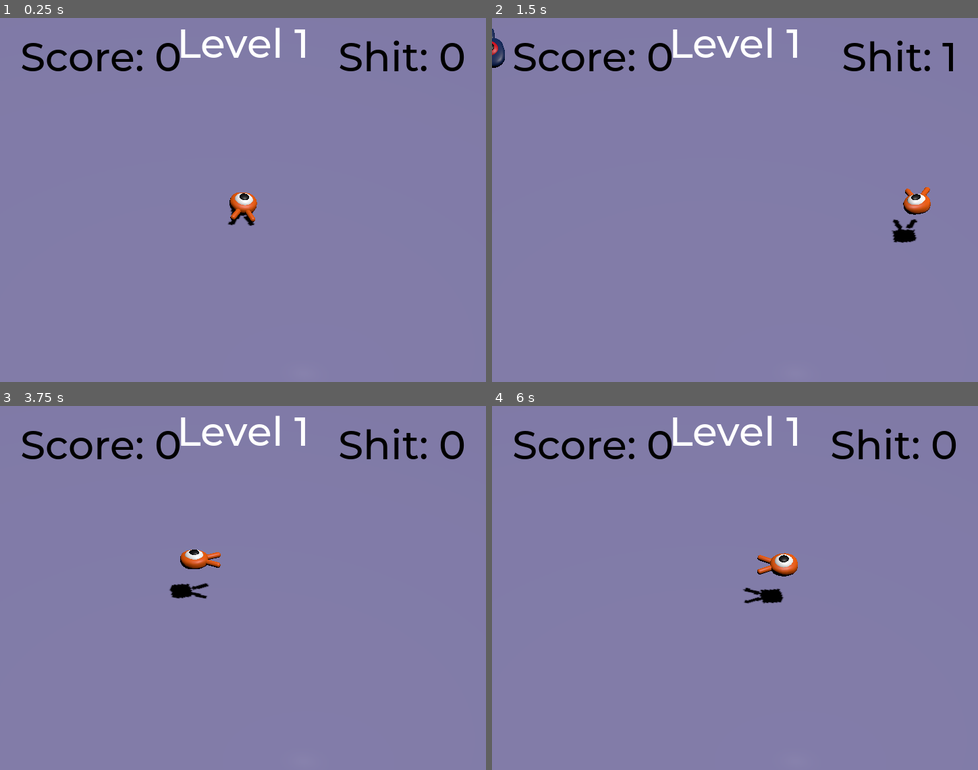
Above: before the commit, frames 1-4 (two rows, left to right).
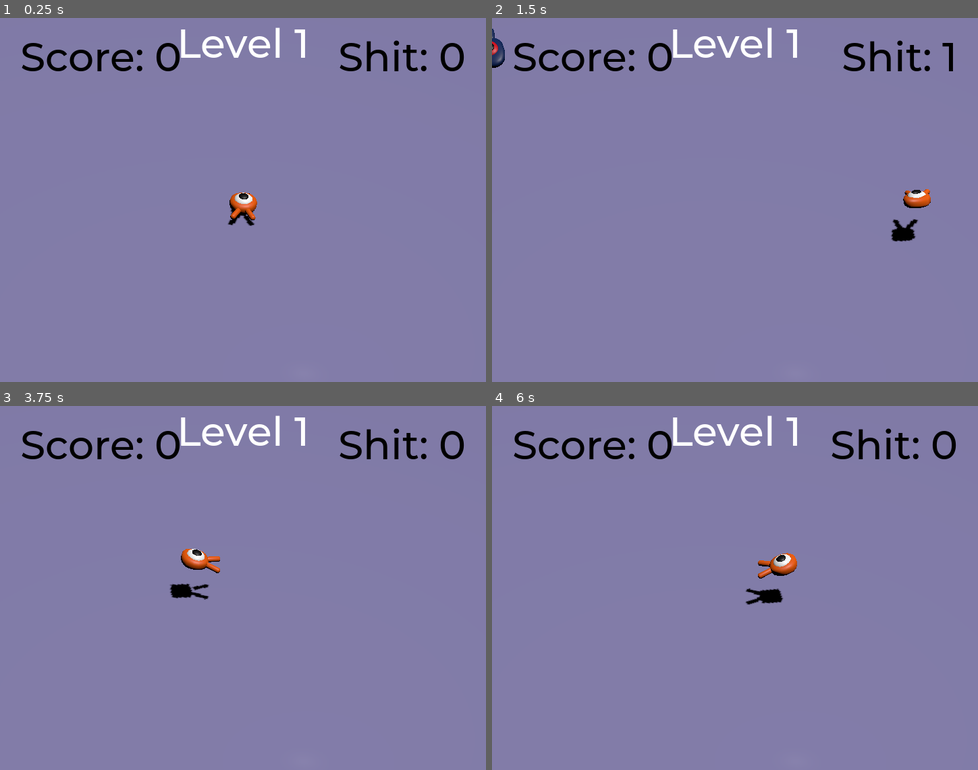
Above: after the commit, the same moments.

Repository: nilodude/squash_the_creeps_start_1.1.0
Game: Godot game, scene res://main.tscn
Two runs of this game, one before a commit and one after it. Both use one fixed random seed, a clock stepped at 60 frames per second and the inputs below.
Inputs:
- Up to frame 1 (0.25 s): no input
- Up to frame 2 (1.5 s): tap Enter (ui_accept) at 0.5 s; hold D (move_right) 0.53-1.28 s; tap Space (jump) at 0.6, 0.77, 1.07, 1.35 s; hold S (move_back) from 1.28 s (still down)
- Up to frame 3 (3.75 s): tap Space (jump) at 1.52, 1.82, 2.1, 2.85, 3.02, 3.32, 3.6 s; release S (move_back) at 2.03 s; hold D (move_right) 2.03-2.78 s; hold W (move_forward) 2.78-3.53 s; tap Enter (ui_accept) at 3.5 s; hold A (move_left) from 3.53 s (still down)
- Up to frame 4 (6 s): tap Space (jump) at 3.77, 4.07, 4.35, 4.52, 4.82, 5.1, 5.85 s; release A (move_left) at 5.03 s; hold S (move_back) 5.03-5.78 s; tap Enter (ui_accept) at 5.75 s; hold D (move_right) from 5.78 s (still down)

The runs differ from the first frame. In frame 1, less than 0.1% of the frame differs, in the area x 47-53%, y 47-57%; in frame 2, 0.4%, in the area x 82-91%, y 46-62%; in frame 3, 0.3%; in frame 4, 0.4%.

Commit message:
finetuning player animation

Diff:
--- a/main.tscn
+++ b/main.tscn
@@ -62,11 +62,6 @@
 
 [node name="Player" parent="." instance=ExtResource("1_0p54i")]
 collision_mask = 6
-speed = 18
-fall_acceleration = 75
-jump_impulse = 25
-bounce_impulse = 15
-moveDisabled = false
 
 [node name="CameraPivot" type="Marker3D" parent="."]
 transform = Transform3D(1, 0, 0, 0, 0.717507, 0.696552, 0, -0.696552, 0.717507, 0, 13.8382, 15.7706)
--- a/player.gd
+++ b/player.gd
@@ -29,12 +29,16 @@
 	if direction != Vector3.ZERO:
 		direction = direction.normalized()
 		$Pivot.look_at(position + direction, Vector3.UP)
+		$AnimationPlayer.speed_scale = 1.5
+	else:
+		$AnimationPlayer.speed_scale = 0.8
 
 	target_velocity.x = direction.x * speed
 	target_velocity.z = direction.z * speed
 
 	if not is_on_floor(): # If in the air, fall towards the floor. Literally gravity
 		target_velocity.y = target_velocity.y - (fall_acceleration * delta)
+		$Pivot.rotation.x = PI / 10 * target_velocity.y / jump_impulse
 
 
 	if is_on_floor() and Input.is_action_just_pressed("jump"):
@@ -63,6 +67,8 @@
 
 	velocity = target_velocity
 
+
+
 	if position.y < -30:
 		die.emit()
 
--- a/player.tscn
+++ b/player.tscn
@@ -32,7 +32,7 @@
 "times": PackedFloat32Array(0.2, 0.6, 1, 1.2, 1.4, 1.8, 2.2, 2.4),
 "transitions": PackedFloat32Array(1, 1.18921, 1, 1, 1, 1.18921, 1, 1),
 "update": 0,
-"values": [Vector3(0, 0, -0.113446), Vector3(0.139626, 0, 0.0750492), Vector3(-0.0802851, 0, -0.0174533), Vector3(-0.139626, 0, -0.0349066), Vector3(0, 0, -0.113446), Vector3(0.139626, 0, -0.0750492), Vector3(-0.0802851, 0, -0.0174533), Vector3(-0.139626, 0, 0.0349066)]
+"values": [Vector3(0, 0, -0.0610865), Vector3(0.139626, 0, 0.0750492), Vector3(-0.0802851, 0, -0.0174533), Vector3(-0.139626, 0, -0.0349066), Vector3(0, 0, -0.113446), Vector3(0.139626, 0, -0.0750492), Vector3(-0.0802851, 0, -0.0174533), Vector3(-0.139626, 0, 0.0174533)]
 }
 
 [sub_resource type="Animation" id="Animation_2rmm6"]
